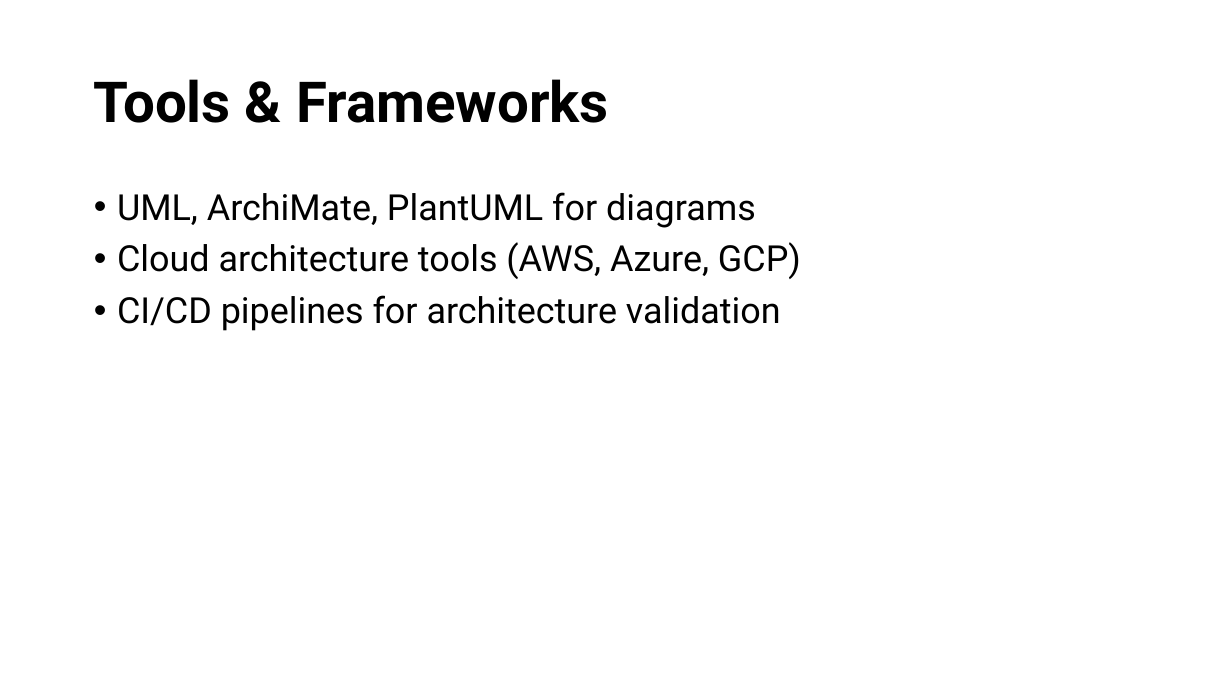
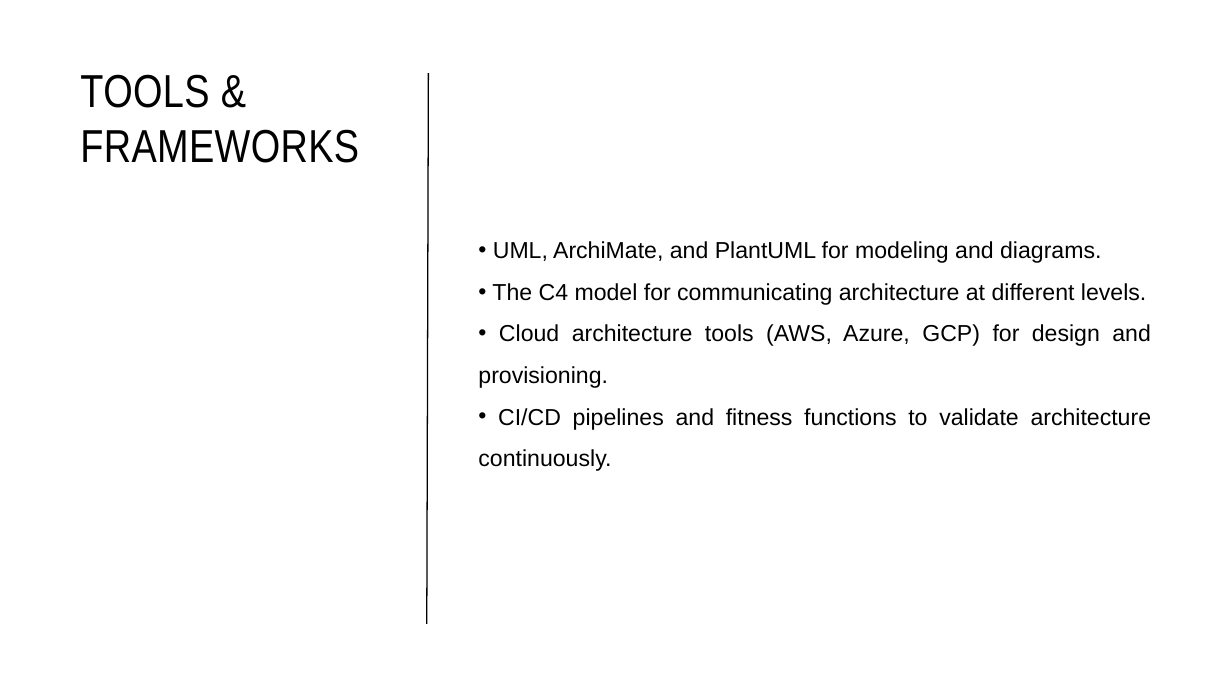
Before and after one commit to JonathanSolisP/design-course, a slide deck: slide 17 of Semana 6/Software Architecture.pptx (slide 11 before the commit). Drawn at 1232x693 pixels with LibreOffice and Linux fonts; fonts in the diff are those of the drawing. Boxes give left, top, right and bottom in pixels: in the first picture for what was removed or moved away, otherwise in the second. Text is boxed around its words. In the diff, an @@ line names an element or a change of style, - is before the commit and + after.

```diff
--- a/Semana 6/Software Architecture.pptx
+++ b/Semana 6/Software Architecture.pptx
@@ title "TOOLS & FRAMEWORKS" at (80,74,359,163): vertical alignment middle to top @@
@@ title at (80,74,359,163): text changed; size 44 to 36 pt; font Roboto to Arial Narrow; bold off @@
-Tools & Frameworks
+TOOLS & FRAMEWORKS
@@ line added from (427, 624) to (429, 73), #000000 1 pt @@
@@ text "UML, ArchiMate, and PlantUML for ..." at (478,241,1152,471): vertical alignment top to middle @@
@@ text at (478,241,1152,471): text changed; size 28 to 18 pt; font Roboto to Arial @@
-• UML, ArchiMate, PlantUML for diagrams
-• Cloud architecture tools (AWS, Azure, GCP)
-• CI/CD pipelines for architecture validation
+• UML, ArchiMate, and PlantUML for modeling and diagrams.
+• The C4 model for communicating architecture at different levels.
+• Cloud architecture tools (AWS, Azure, GCP) for design and provisioning.
+• CI/CD pipelines and fitness functions to validate architecture continuously.
```
Also in this commit, not shown: 12 other slides changed, 7 slides added, 38 other files.
